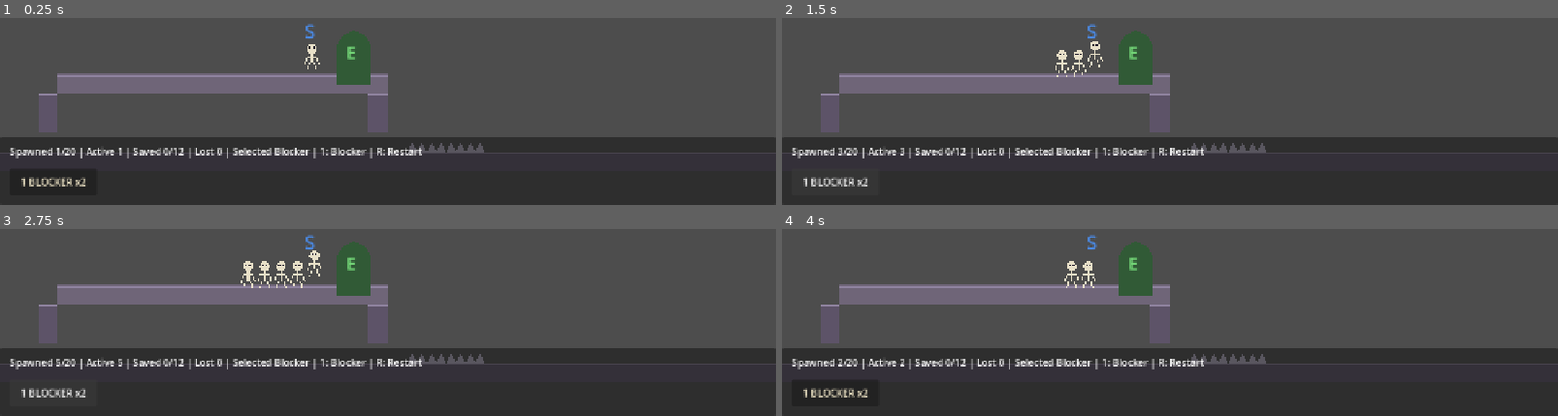
Above: before the commit, frames 1-4 (two rows, left to right).
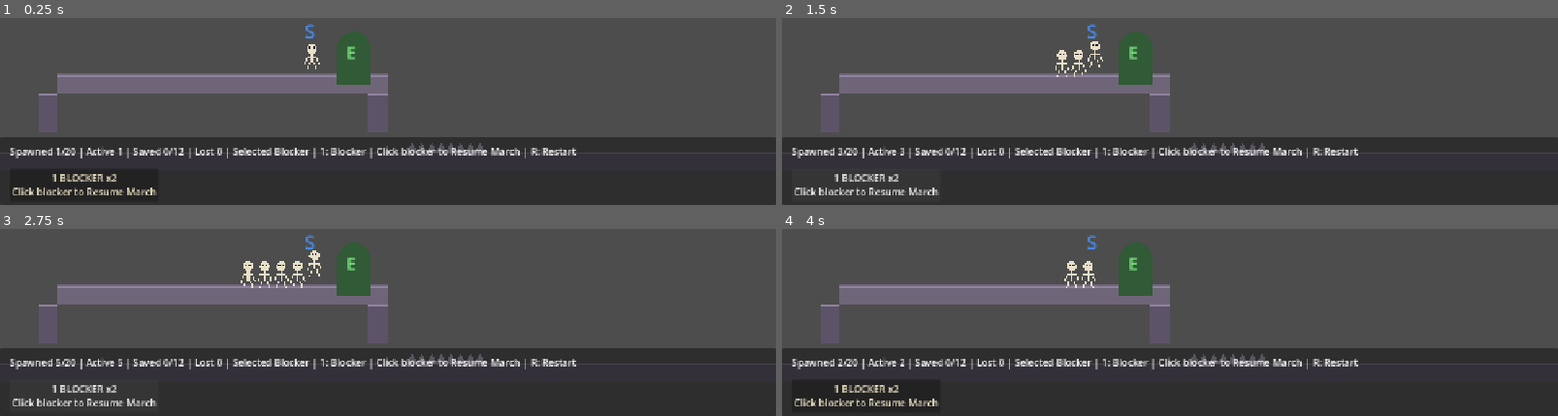
Above: after the commit, the same moments.

Repository: pwshfan1980h/minions-must-march
Game: Godot game, scene res://scenes/GameRoot.tscn
Same seed, same stepped clock (60 frames per second), same inputs: the game is played once before the commit and once after it.
Inputs (mouse positions are in pixels of both pictures, inside the frame that each line leads up to):
- Up to frame 1 (0.25 s): no input
- Up to frame 2 (1.5 s): click "1 BLOCKER x2" (after the commit: "1 BLOCKER x2 Click blocker to…") at 0.5 s; click "1 BLOCKER x2" (after the commit: "1 BLOCKER x2 Click blocker to…") at 1.25 s
- Up to frame 3 (2.75 s): click "1 BLOCKER x2" (after the commit: "1 BLOCKER x2 Click blocker to…") at 2 s
- Up to frame 4 (4 s): tap Enter at 2.75 s; move the mouse to (1030, 275) at 2.77 s; tap R at 2.85 s; click (1030, 275) at 2.92 s; move the mouse to (outside the picture) at 3.52 s; tap 1 at 3.6 s; click (outside the picture) at 3.67 s

The runs differ from the first frame. In frame 1, 1.5% of the frame differs, in the area x 1-75%, y 68-95%; in frame 2, 1.6%; in frame 3, 1.6%; in frame 4, 1.5%.

Commit message:
Add blocker resume march toggle

Diff:
--- a/scripts/minions/minion_root.gd
+++ b/scripts/minions/minion_root.gd
@@ -79,6 +79,13 @@
 func _on_minion_clicked(minion: Node) -> void:
 	if selected_job != "blocker":
 		return
+
+	if minion.get("is_blocker") == true and minion.has_method("resume_march"):
+		if minion.resume_march():
+			blockers_remaining = mini(blockers_remaining + 1, blockers_available)
+			minion_spawned.emit(minion)
+		return
+
 	if blockers_remaining <= 0 or not minion.has_method("become_blocker"):
 		return
 	if minion.become_blocker():
--- a/scripts/minions/skeleton_minion.gd
+++ b/scripts/minions/skeleton_minion.gd
@@ -72,6 +72,14 @@
 	queue_redraw()
 	return true
 
+func resume_march() -> bool:
+	if not alive or rescued or not is_blocker:
+		return false
+	is_blocker = false
+	remove_from_group("blockers")
+	queue_redraw()
+	return true
+
 func _die() -> void:
 	if not alive or rescued:
 		return
--- a/scripts/ui/game_ui.gd
+++ b/scripts/ui/game_ui.gd
@@ -17,7 +17,7 @@
 
 func update_stats(stats: Dictionary) -> void:
 	selected_job = stats.get("selected_job", selected_job)
-	status_label.text = "Spawned %d/%d | Active %d | Saved %d/%d | Lost %d | Selected %s | 1: Blocker | R: Restart" % [
+	status_label.text = "Spawned %d/%d | Active %d | Saved %d/%d | Lost %d | Selected %s | 1: Blocker | Click blocker to Resume March | R: Restart" % [
 		stats.get("spawned", 0),
 		stats.get("total", 0),
 		stats.get("active", 0),
@@ -26,7 +26,7 @@
 		stats.get("lost", 0),
 		selected_job.capitalize(),
 	]
-	blocker_button.text = "1 BLOCKER x%d" % stats.get("blockers", 0)
+	blocker_button.text = "1 BLOCKER x%d\nClick blocker to Resume March" % stats.get("blockers", 0)
 	_update_job_buttons()
 
 func show_level_finished(success: bool, stats: Dictionary) -> void:
Not shown, changed: docs/progress-log.md
